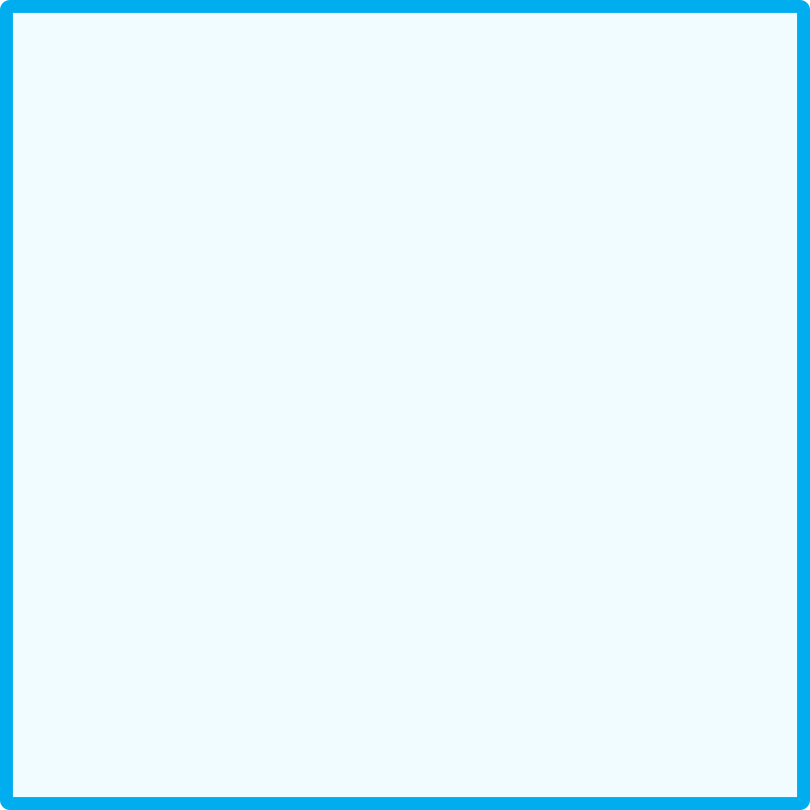
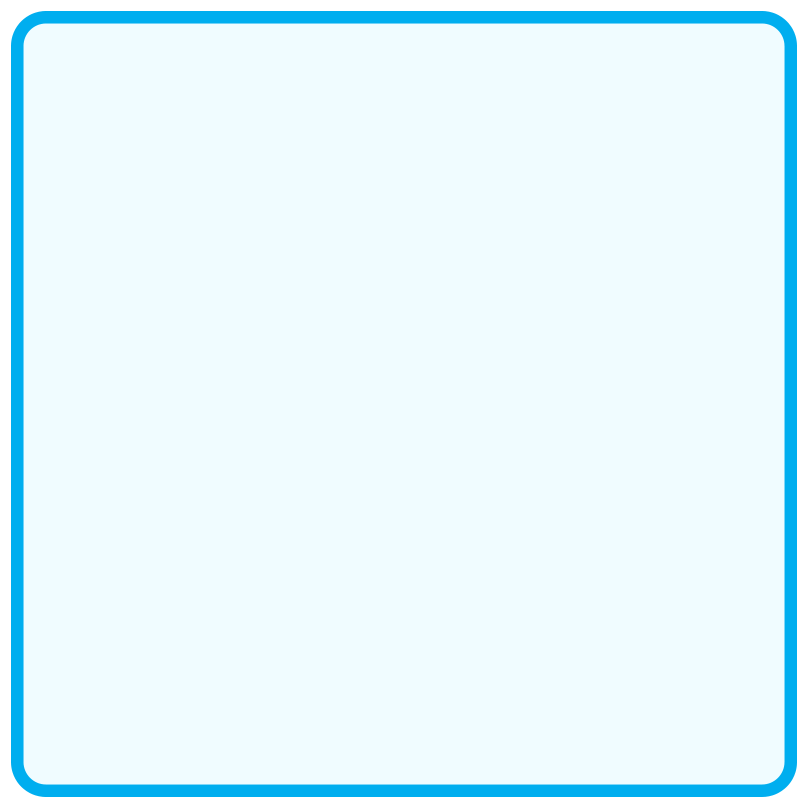
Layers edited between the first and the second 810px x 810px image:
renamed "Rectangle 1" to "Rounded Rectangle 3", showed it, moved it above "Rounded Rectangle 2", painted on it over [11, 11, 797, 797]
hid "Rounded Rectangle 2", painted on it over [0, 0, 810, 810]
